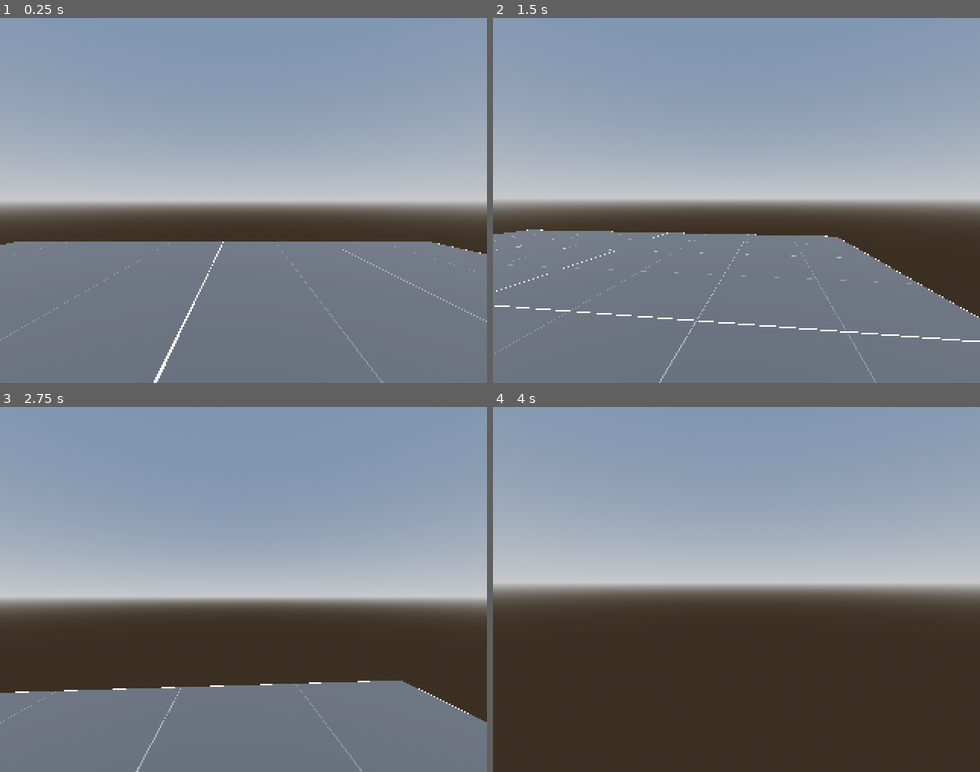
Above: before the commit, frames 1-4 (two rows, left to right).
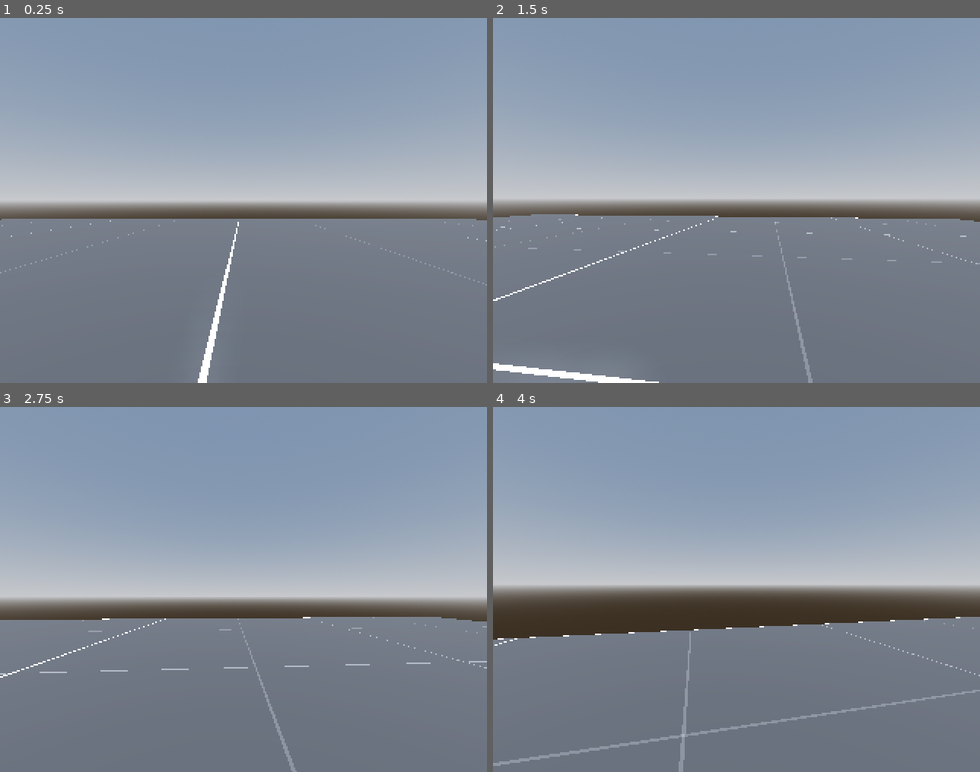
Above: after the commit, the same moments.

Repository: decibone/Project-Horror
Game: Godot game, scene res://Scenes/level_prototype.tscn
The game is run twice, just before and just after one commit, with the same random seed, the same clock (stepped at 60 frames per second) and the same inputs. The project has no main scene, so this scene is started directly.
Inputs (mouse positions are in pixels of both pictures, inside the frame that each line leads up to):
- Up to frame 1 (0.25 s): no input
- Up to frame 2 (1.5 s): tap Enter at 0.5 s; move the mouse to (843, 182) at 0.52 s; hold D (right) 0.53-1.28 s; hold Shift (sprint) 0.53-1.28 s; move the mouse to (712, 200) at 1.27 s; hold W (forward) from 1.28 s (still down); tap Shift (sprint) at 1.35 s
- Up to frame 3 (2.75 s): keep holding W (forward); move the mouse to (253, 582) at 2.02 s; hold Shift (sprint) from 2.03 s (still down)
- Up to frame 4 (4 s): keep holding W (forward); move the mouse to (731, 596) at 2.77 s; release Shift (sprint) at 2.78 s; tap Shift (sprint) at 2.85 s; move the mouse to (775, 593) at 3.52 s; hold Shift (sprint) from 3.53 s (still down)

The runs differ from the first frame. In frame 1, 7.4% of the frame differs, in the area x 0-100%, y 55-100%; in frame 2, 9.7%; in frame 3, 20%; in frame 4, 40%, in the area x 0-100%, y 57-100%.

Commit message:
Update level_prototype.tscn

Diff:
--- a/Scenes/level_prototype.tscn
+++ b/Scenes/level_prototype.tscn
@@ -32,9 +32,10 @@
 shadow_enabled = true
 
 [node name="CSGBox3D" type="CSGBox3D" parent="."]
+transform = Transform3D(1, 0, 0, 0, 1, 0, 0, 0, 1, 6.58133, 0, -8.90747)
 use_collision = true
-size = Vector3(10, 0, 10)
+size = Vector3(25, 0, 25)
 material = SubResource("StandardMaterial3D_qootk")
 
 [node name="Player" parent="." instance=ExtResource("1_p4uqp")]
-transform = Transform3D(1, 0, 0, 0, 1, 0, 0, 0, 1, 0.409196, 1.09882, 0.802217)
+transform = Transform3D(1, 0, 0, 0, 1, 0, 0, 0, 1, 6.73486, 1.09882, -8.83209)
